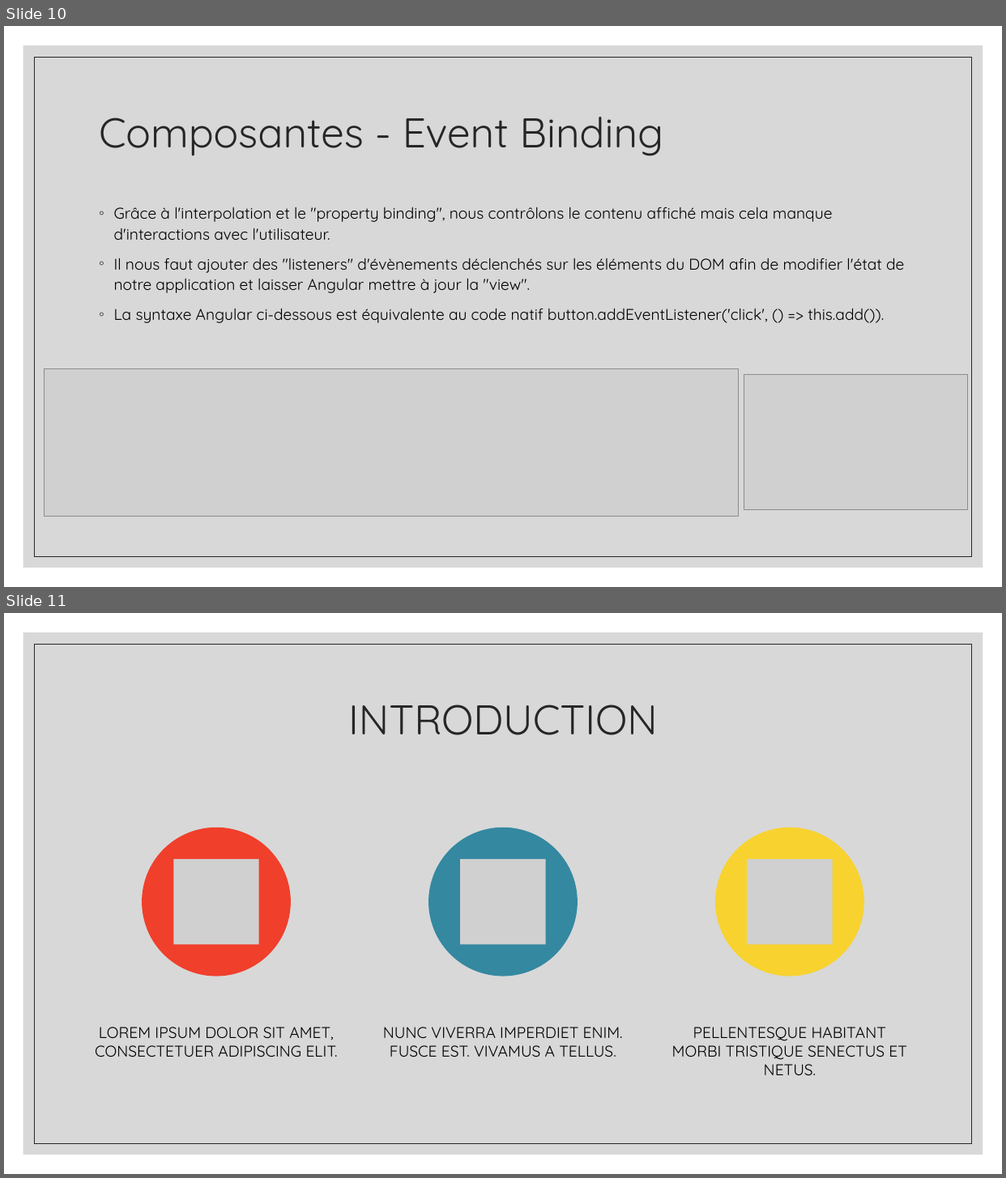
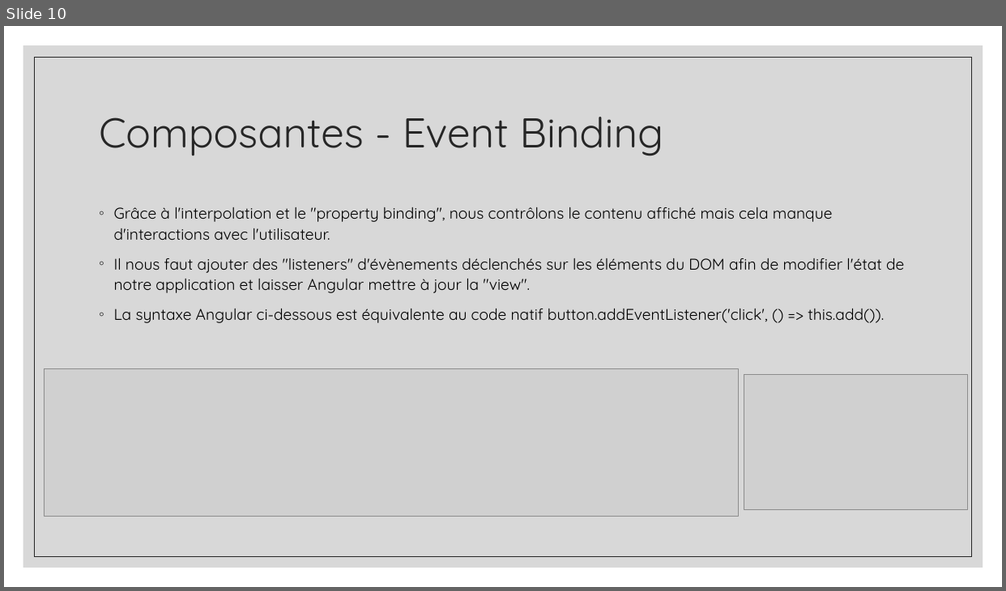
Before and after one commit to ayoubelabassi/todolist, a slide deck: task/ANGULAR.pptx. Shown one above the other, each under a label of ours: slides 10 and 11 before the commit, slide 10 after it. The pictures are 1006x1178 and 1006x591 pixels, drawn with LibreOffice and Linux fonts; fonts in the diff are those of the drawing; grey boxes stand for pictures. Boxes give left, top, right and bottom in pixels: in the first picture for what was removed or moved away, otherwise in the second. Text is boxed around its words. In the diff, an @@ line names an element or a change of style, - is before the commit and + after.

```diff
--- a/task/ANGULAR.pptx
+++ b/task/ANGULAR.pptx
@@ slide 11 removed at bbox=[4, 613, 1002, 1174], background #FFFFFF; not listed: 2 template elements that a slide beside it also shows @@
@@ title removed at bbox=[348, 705, 658, 735] @@
-INTRODUCTION
@@ group removed at bbox=[95, 828, 907, 1076]: 3 ellipses, 3 pictures, 3 texts @@
-LOREM IPSUM DOLOR SIT AMET, CONSECTETUER ADIPISCING ELIT.
-NUNC VIVERRA IMPERDIET ENIM. FUSCE EST. VIVAMUS A TELLUS.
-PELLENTESQUE HABITANT MORBI TRISTIQUE SENECTUS ET NETUS.
```
Also in this commit, not shown: 1 slide changed, 7 slides added, 1 other file.
